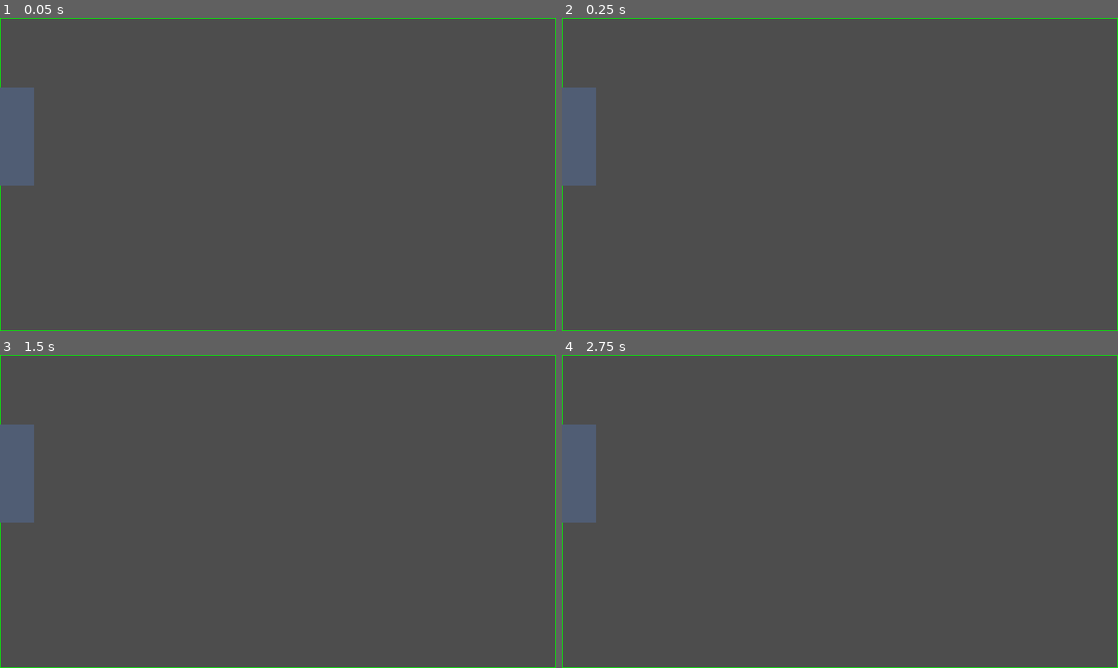
Above: before the commit, frames 1-4 (two rows, left to right).
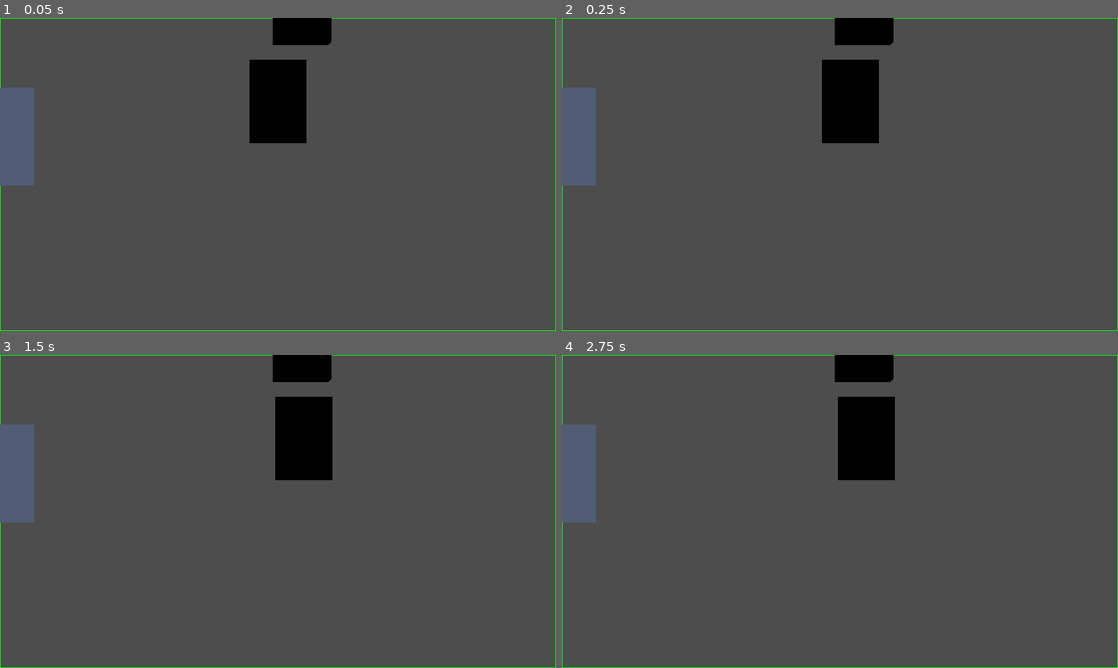
Above: after the commit, the same moments.

Repository: czgxx/bremen_musicians
Game: Godot game, scene res://tscn/main.tscn
The game is run twice, just before and just after one commit, with the same random seed, the same clock (stepped at 60 frames per second) and the same inputs.
Inputs (mouse positions are in pixels of both pictures, inside the frame that each line leads up to):
- Up to frame 1 (0.05 s): no input
- Up to frame 2 (0.25 s): no input
- Up to frame 3 (1.5 s): tap Enter (ui_accept) at 0.5, 0.77, 1.25 s; move the mouse to (400, 495) at 0.52 s; press the mouse at (400, 495) at 0.53 s; hold Right (ui_right) from 0.53 s (still down); move the mouse to (166, 527) at 1.27 s; release the mouse at (166, 527) at 1.28 s; click (166, 527) at 1.35 s
- Up to frame 4 (2.75 s): tap Enter (ui_accept) at 1.52, 2 s; move the mouse to (895, 442) at 2.02 s; release Right (ui_right) at 2.03 s; press the mouse at (895, 442) at 2.03 s; hold Left (ui_left) from 2.03 s (still down)

The runs differ from the first frame. In frame 1, 3.7% of the frame differs, in the area x 44-60%, y 0-40%; in frame 2, 3.7%; in frame 3, 3.7%; in frame 4, 3.7%.
Error before the commit: Invalid access to property or key 'card_face' on a base object of type 'Node2D (Card)'. (res://deck/gds/deck.gd:32)

Commit message:
add card_movement

Diff:
--- a/card/card_animation/gds/card_animation.gd
+++ b/card/card_animation/gds/card_animation.gd
@@ -5,6 +5,8 @@
 
 # Called when the node enters the scene tree for the first time.
 func _ready() -> void:
+	# 为这张卡牌创建独立的动画副本
+	_create_unique_animation("move")
 	card=Global.find_parent_in_group(self,"Card")
 	pass # Replace with function body.
 
@@ -15,7 +17,34 @@
 	pass
 
 
+var _animation_initialized: bool = false
+
+func _create_unique_animation(anim_name: String):
+	if _animation_initialized:
+		return
+
+	#var anim_name = "move"
+	var original_anim = get_animation(anim_name)
+
+	if original_anim:
+		# 复制动画资源
+		var unique_anim = original_anim.duplicate()
+
+		# 创建新库并添加动画
+		var new_lib = AnimationLibrary.new()
+		new_lib.add_animation(anim_name+"_unique", unique_anim)
+		add_animation_library("card_unique", new_lib)
+		# 替换原有的动画（同名会覆盖）
+		#add_animation(anim_name, unique_anim)
+
+		_animation_initialized = true
+		print("卡牌 ", name, " 动画已独立")
+
+
 func modify_keyframe_value(anim_name: String, track_index: int, key_index: int, new_value):
+	# 确保动画已独立
+	if not _animation_initialized:
+		_create_unique_animation(anim_name)
 	var animation = get_animation(anim_name)
 	if not animation:
 		return
--- a/card/card_data/gds/card_data.gd
+++ b/card/card_data/gds/card_data.gd
@@ -7,10 +7,18 @@
 		card_name=value
 		changed.emit("card_name",value,card_name)
 
+# ========== 卡片尺寸 ==========
+@export_category("📐 卡片尺寸")
+@export var card_size: Vector2 = Vector2(64, 96):
+	set(value):
+		card_size=value
+		card_front.card_size=value
+		card_back.card_size=value
 
-@export var card_num:int:
+enum NUM {N3,N4,N5,N6,N7,N8,N9,N10,Nj,Nq,Nk,Na,N2,Ng,NG}
+@export var card_num:NUM:
 	set(value):
-		card_num=clampi(value,3,17)
+		card_num=clampi(value,NUM.N3,NUM.NG)
 
 enum SUIT {SPADE,HEART,CLUB,DIAMOND}
 @export var card_suit:SUIT
@@ -29,5 +37,6 @@
 var neighbor:Array[Card]
 var is_top_card:bool=false
 var is_face_up:bool=true
+var is_on_table:bool=true
 enum STATE {IDEAL,HOVER_ON,MOVE,}
 var state:STATE=STATE.IDEAL
--- a/card/card_image/scenes/card_image.tscn
+++ b/card/card_image/scenes/card_image.tscn
@@ -89,6 +89,7 @@
 fit_margin = 0.0
 clear_margin = 0.0
 script = ExtResource("1_vv0la")
+metadata/_edit_lock_ = true
 
 [node name="CardBack" parent="." unique_id=1885710594 instance=ExtResource("3_vv0la")]
 unique_name_in_owner = true
--- a/card/card_manager/gds/card_manager.gd
+++ b/card/card_manager/gds/card_manager.gd
@@ -310,14 +310,7 @@
 static func spawn_card(num:int,suit:CardData.SUIT):
 	var card:Card=Global.CARD.instantiate()
 	card.card_data.card_name="card_"+str(CardData.SUIT.keys()[suit])+str(num)
-	#card.card_face.card_num=num
-	#card.card_face.card_suit=suit
-	#card.z_index=color+num*4
-	#connect_card_signal(card)
 	card_all.append(card)
-	#card_max_z=get_card_max_z_index(card_all)
-	#print(card_max_z.card_data.card_name)
-	#print(card_max_z.z_index)
 	return card
 	pass
 
--- a/card/card_shader/shaders/card_flip.gdshader
+++ b/card/card_shader/shaders/card_flip.gdshader
@@ -91,6 +91,7 @@
 }
 void vertex() {
 	vertex_xy=VERTEX;
+	//VERTEX.y-=10.;
 	//if(VERTEX.y<0.){
 		//VERTEX=VERTEX+vec2(20.,20.);
 	//}
--- a/card/top/gds/card.gd
+++ b/card/top/gds/card.gd
@@ -2,7 +2,10 @@
 extends Node2D
 class_name Card
 @export var card_data:CardData=CardData.new()
-@onready var card_animation: AnimationPlayer = $CardAnimation
+@onready var card_animation: CardAnimation = $CardAnimation
+@onready var card_movement: CardMovement = $CardMovement
+
+#@onready var card_animation: AnimationPlayer = $CardAnimation
 func fsm():
 	match(card_data.state):
 		CardData.STATE.IDEAL:
@@ -37,11 +40,12 @@
 # Called when the node enters the scene tree for the first time.
 func _ready() -> void:
 	connect_signal()
-	card_data.card_name="czg"
-	#move_to(Vector2(300,600))
+	fsm()
+	#card_data.card_name="czg"
+	move_to(Vector2(10,10))
 	#flip_to(false)
 	#flip_to(true)
-	draw_to(false)
+	#draw_to(false)
 	#add_sprite("Suit",preload("uid://bj8pc7rbhltbn"),Vector2(10,30))
 	#add_label("Label","6",Vector2(15,0))
 	#card_state.auto_hover=true
@@ -64,10 +68,10 @@
 @rpc("any_peer", "call_local", "reliable")
 func move_to(to:Vector2=Vector2.ZERO,node: Node = get_parent()):
 	##reparent(node)
-	card_animation.modify_keyframe_value("move", 0, 0, self.global_position)
-	card_animation.modify_keyframe_value("move", 0, 1, to)
-	card_animation.play("move")
-	#card_movement.move_to.rpc(to)
+	#card_animation.modify_keyframe_value("move_unique", 0, 0, self.global_position)
+	#card_animation.modify_keyframe_value("move_unique", 0, 1, to)
+	#card_animation.play("move_unique")
+	card_movement.move_to.rpc(to)
 	pass
 @rpc("any_peer", "call_local", "reliable")
 func flip_to(face_up:bool=true,flip_type:String="flip_lr"):
@@ -116,18 +120,18 @@
 func _on_top_card_changed(card):
 	if self==card:
 		card_data.is_top_card=true
-		card_animation.play("hover")
+		#card_animation.play("hover")
 	else:
 		card_data.is_top_card=false
-		card_animation.play_backwards("hover")
+		#card_animation.play_backwards("hover")
 	pass
 func _input(event: InputEvent) -> void:
 	if event is InputEventMouseButton :
 		if event.button_index == MOUSE_BUTTON_LEFT and card_data.is_top_card:
 			if event.pressed:
 				card_animation.play("draw")
-			else:
-				card_animation.play_backwards("draw")
+			#else:
+				#card_animation.play_backwards("draw")
 
 #region area_2d signal
 signal area_entered
@@ -145,18 +149,29 @@
 
 func _on_area_2d_input_event(viewport: Node, event: InputEvent, shape_idx: int) -> void:
 	emit_signal("input_event",self,viewport, event, shape_idx)
-	SignalBus.card_area_input_event.emit(self,viewport, event, shape_idx)
+	if card_data.is_top_card==true:
+		SignalBus.card_area_input_event.emit(self,viewport, event, shape_idx)
 	pass # Replace with function body.
 
 func _on_area_2d_area_entered(area: Area2D) -> void:
 	emit_signal("area_entered",self,area)
 	SignalBus.card_area_entered.emit(self,area)
+	var card:Card=Global.find_parent_in_group(self,"Card")
+	if card == null:
+		return
+	else:
+		card_data.neighbor.append(card)
 	#print(card_enter.name)
 	pass # Replace with function body.
 
 func _on_area_2d_area_exited(area: Area2D) -> void:
 	emit_signal("area_exited",self,area)
 	SignalBus.card_area_exited.emit(self,area)
+	var card:Card=Global.find_parent_in_group(self,"Card")
+	if card == null:
+		return
+	else:
+		card_data.neighbor.erase(card)
 	pass # Replace with function body.
 #endregion
 
--- a/card/top/gds/tb_card.gd
+++ b/card/top/gds/tb_card.gd
@@ -1,6 +1,7 @@
 extends Node2D
-@onready var card: Card = $Card
+@onready var card: Card = %Card
 @onready var marker_2d: Marker2D = $Marker2D
+@onready var card_2: Card = %Card2
 
 func _input(event: InputEvent) -> void:
 	if event is InputEventMouseButton :
@@ -11,6 +12,8 @@
 	pass
 # Called when the node enters the scene tree for the first time.
 func _ready() -> void:
+	card.move_to(Vector2(30,55))
+	card_2.move_to(Vector2(80,39))
 	pass # Replace with function body.
 
 
--- a/card/top/scenes/card.tscn
+++ b/card/top/scenes/card.tscn
@@ -6,6 +6,7 @@
 [ext_resource type="Texture2D" uid="uid://b4p6jul37hgaf" path="res://card/card_image/sprites/card_back.png" id="5_b62bx"]
 [ext_resource type="PackedScene" uid="uid://otsq7f7lpgfj" path="res://card/card_image/scenes/card_image.tscn" id="6_f2e62"]
 [ext_resource type="Texture2D" uid="uid://cxkp53d62jcyd" path="res://card/card_image/sprites/card_front.png" id="6_w042b"]
+[ext_resource type="PackedScene" uid="uid://nx7nojesearx" path="res://components/movement/scenes/card_movement.tscn" id="7_w042b"]
 
 [sub_resource type="RectangleShape2D" id="RectangleShape2D_bg1x5"]
 size = Vector2(64, 96)
@@ -185,6 +186,8 @@
 &"shake": SubResource("Animation_2geyc")
 }
 
+[sub_resource type="AnimationLibrary" id="AnimationLibrary_b62bx"]
+
 [sub_resource type="ShaderMaterial" id="ShaderMaterial_bv3in"]
 shader = ExtResource("4_b62bx")
 shader_parameter/enable_draw = false
@@ -207,10 +210,9 @@
 position = Vector2(32, 48)
 shape = SubResource("RectangleShape2D_bg1x5")
 
-[node name="Camera2D" type="Camera2D" parent="." unique_id=94025346]
-
 [node name="CardAnimation" type="AnimationPlayer" parent="." unique_id=552295143]
 libraries/ = SubResource("AnimationLibrary_s27oj")
+libraries/local = SubResource("AnimationLibrary_b62bx")
 script = ExtResource("3_qy4uq")
 
 [node name="CardImage" parent="." unique_id=321929244 instance=ExtResource("6_f2e62")]
@@ -218,6 +220,8 @@
 
 [node name="AnimationTree" type="AnimationTree" parent="." unique_id=2014451540]
 anim_player = NodePath("../CardAnimation")
+
+[node name="CardMovement" parent="." unique_id=1684781641 instance=ExtResource("7_w042b")]
 
 [connection signal="ready" from="." to="." method="_on_ready"]
 [connection signal="tree_entered" from="." to="." method="_on_tree_entered"]
--- a/card/top/scenes/tb_card.tscn
+++ b/card/top/scenes/tb_card.tscn
@@ -12,6 +12,10 @@
 texture = ExtResource("3_dj0lb")
 
 [node name="Card" parent="." unique_id=1207414104 instance=ExtResource("1_fqrtb")]
+unique_name_in_owner = true
+
+[node name="Card2" parent="." unique_id=1028706192 instance=ExtResource("1_fqrtb")]
+unique_name_in_owner = true
 
 [node name="Marker2D" type="Marker2D" parent="." unique_id=641449848]
 position = Vector2(215, 52)
--- a/components/highlight/gds/highlight.gd
+++ b/components/highlight/gds/highlight.gd
@@ -30,7 +30,7 @@
 func _ready() -> void:
 
 	SignalBus.top_card_changed.connect(_on_top_card_changed)
-	card=Global.check_parent(self,"Card")
+	card=Global.check_parent_group(self,"Card")
 	if(card != null):
 		card_scale_dly=card.scale
 		card_z_index_dly=card.z_index
--- a/components/movement/gds/card_movement.gd
+++ b/components/movement/gds/card_movement.gd
@@ -17,7 +17,7 @@
 	pass
 # Called when the node enters the scene tree for the first time.
 func _ready() -> void:
-	card=Global.check_parent(self,"Card")
+	card=Global.check_parent_group(self,"Card")
 	#get_card_size()
 	#get_camera_view_rect()
 	pass
@@ -44,10 +44,10 @@
 	pass
 #endregion
 func update_state():
-	if state==STATE.MOVE:
-		card.card_state.moving=true
-	else:
-		card.card_state.moving=false
+	#if state==STATE.MOVE:
+		#card.card_data.state=CardData.STATE.MOVE
+	#else:
+		#card.card_data.state=CardData.STATE.IDEAL
 
 	if state==STATE.OVER:
 		enable=false
@@ -78,7 +78,7 @@
 		pos_inc=direction*speed*get_physics_process_delta_time()
 		if diff.length()>pos_inc.length():
 			result=pos_src+pos_inc
-			result=result.clamp(pos_des-Global.card_size/2,pos_des+Global.card_size/2)
+			result=result.clamp(pos_des-card.card_data.card_size/2,pos_des+card.card_data.card_size/2)
 			result=Global.limit_to_camera(result,card.card_data.card_size)
 		else:
 			result=pos_des
--- a/deck/gds/card_deck.gd
+++ b/deck/gds/card_deck.gd
@@ -32,35 +32,37 @@
 			## 在这里执行缩小、下一张牌等操作
 			#zoom_out()
 	#pass
-func remove_card_from_hand(card:Card):
-	if has_card(card):
-		remove_card(card)
-	pass
-func add_card_to_hand(card:Card):
-	if not has_card(card):
-		add_card(card)
-		card.card_state.auto_hover=false
-	pass
+#func remove_card_from_hand(card:Card):
+	#if has_card(card):
+		#remove_card(card)
+	#pass
+#func add_card_to_hand(card:Card):
+	#if not has_card(card):
+		#add_card(card)
+		#card.card_state.auto_hover=false
+	#pass
 
-func zoom_in():
-	cnt_wheel=cnt_wheel+1
-	if current_camera:
-		current_camera.zoom+=step_camera_zoom
-		current_camera.zoom=current_camera.zoom.clamp(Vector2(1,1)-step_camera_zoom*max_cnt_wheel,
-													Vector2(1,1)+step_camera_zoom*max_cnt_wheel)
-	print("cnt_wheel"+str(cnt_wheel))
-func zoom_out():
-	cnt_wheel=cnt_wheel-1
-	if current_camera:
-		current_camera.zoom-=step_camera_zoom
-		current_camera.zoom=current_camera.zoom.clamp(Vector2(1,1)-step_camera_zoom*max_cnt_wheel,Vector2(1,1)+step_camera_zoom*max_cnt_wheel)
-	print("cnt_wheel"+str(cnt_wheel))
+#func zoom_in():
+	#cnt_wheel=cnt_wheel+1
+	#if current_camera:
+		#current_camera.zoom+=step_camera_zoom
+		#current_camera.zoom=current_camera.zoom.clamp(Vector2(1,1)-step_camera_zoom*max_cnt_wheel,
+													#Vector2(1,1)+step_camera_zoom*max_cnt_wheel)
+	#print("cnt_wheel"+str(cnt_wheel))
+#func zoom_out():
+	#cnt_wheel=cnt_wheel-1
+	#if current_camera:
+		#current_camera.zoom-=step_camera_zoom
+		#current_camera.zoom=current_camera.zoom.clamp(Vector2(1,1)-step_camera_zoom*max_cnt_wheel,Vector2(1,1)+step_camera_zoom*max_cnt_wheel)
+	#print("cnt_wheel"+str(cnt_wheel))
 func create_deck() -> void:
-	spawn_deck(25)
+	spawn_deck(20)
 	for card:Card in get_cards():
 		add_child(card)
-		card.move_to(self.global_position+card.get_index()*Vector2(1,1))
+		card.move_to(self.global_position+card.get_index()*Vector2(0.1,-0.1))
+		print(card.position)
 		card.card_data.is_face_up=false
+		#card.flip_to(false)
 		#i.card_high_light.enable=false
 		#i.card_data.card_owner=self
 		pass
@@ -68,31 +70,30 @@
 func pick_card(card_index:int=get_cards().size()-1) -> Card:
 	var card_picked:Card=get_cards()[card_index]
 	print(card_picked.name+":is picked")
-	card_picked.card_data.is_face_up=true
+	#card_picked.card_data.is_face_up=true
+	card_picked.draw_to(true)
 	SignalBus.deck_pick_card.emit(self,card_picked)
 	remove_card(card_picked)
-	cnt_wheel=0
+	#cnt_wheel=0
 	return card_picked
 	pass
 
-func hide_card(card_index:int=get_cards().size()-1) -> Card:
-	var card_picked:Card=get_cards()[card_index]
-	print(card_picked.name+":is hided")
-	card_picked.card_data.is_face_up=false
-	SignalBus.deck_hide_card.emit(self,card_picked)
-	add_card(card_picked)
-	cnt_wheel=0
-	return card_picked
+func hide_card(card:Card, card_index:int=get_cards().size()-1)->void:
+	#var card_picked:Card=get_cards()[card_index]
+	print(card.name+":is hided")
+	card.flip_to(false)
+	SignalBus.deck_hide_card.emit(self,card)
+	add_card(card)
 	pass
 @rpc("any_peer", "call_local", "reliable")
-func spawn_deck(num:int=52):
+func spawn_deck(num:int=54):
+	var card_new= CardManager.spawn_card(CardData.NUM.NG,CardData.SUIT.SPADE)
+	add_card(card_new)
+	card_new= CardManager.spawn_card(CardData.NUM.Ng,CardData.SUIT.HEART)
+	add_card(card_new)
 	for i in 13:
-		for j in 3:
-			#var card_new= CardManager.spawn_card(randi_range(3,17),randi_range(0,3))
-
-			var card_new= CardManager.spawn_card(i,j)
-			#print(card_new.card_data.card_name+"'s z_index :"+str(card_new.z_index))
-			#card_new.global_position=pos
+		for j in 4:
+			card_new= CardManager.spawn_card(i,j)
 			add_card(card_new)
 		pass
 	pass
@@ -111,19 +112,20 @@
 	pass
 
 func connect_signalbus():
-	SignalBus.card_area_mouse_wheel_down.connect(_on_card_area_mouse_wheel_down)
-	SignalBus.card_area_mouse_wheel_up.connect(_on_card_area_mouse_wheel_up)
+	#SignalBus.card_area_input_event.connect(_on_card_area_input_event)
 	pass
+#func _on_card_area_input_event(card:Card,viewport, event, shape_idx):
+	#if has_card(card):
+		#match event:
+			#InputEventMouseButton:
+				#if event.button_index == MOUSE_BUTTON_LEFT:
+					#if event.pressed:
+						##pick_card()
+						#pass
+	#pass
 
-func _on_card_area_mouse_wheel_down(card:Card):
-	if has_card(card):
-		zoom_in()
-		if cnt_wheel==max_cnt_wheel:
-			pick_card()
-	pass
-func _on_card_area_mouse_wheel_up(card:Card):
-	if has_card(card):
-		zoom_out()
-		if cnt_wheel==0:
-			hide_card()
-	pass
+
+
+func _on_button_button_down() -> void:
+	pick_card()
+	pass # Replace with function body.
--- a/deck/gds/deck.gd
+++ b/deck/gds/deck.gd
@@ -18,18 +18,18 @@
 	# 触发加入时的逻辑
 	on_card_added(card)
 	#update_ui()
-func on_card_added(card:Card):
+func on_card_added(card:Card)->void:
 	sort_cards_by_z_index()
 	pass
 # 按 z_index 从小到大排序（数字越大越靠上）
-func sort_cards_by_z_index():
+func sort_cards_by_z_index()->void:
 	#_deck.sort_custom(func(a, b): return a.z_index < b.z_index)
 
 	# 按顺序重新赋值
 	for i in range(_deck.size()):
 		_deck[i].z_index = i
 	for card:Card in _deck:
-		card.name=(card.card_face.SUIT.keys()[card.card_data.card_suit]+
+		card.name=(card.card_data.SUIT.keys()[card.card_data.card_suit]+
 		str(card.card_data.card_num)+"+z_index="+
 		str(card.z_index)
 		)
--- a/deck/scenes/card_deck.tscn
+++ b/deck/scenes/card_deck.tscn
@@ -1,6 +1,10 @@
 [gd_scene format=3 uid="uid://bvfva7kyd6wkw"]
 
 [ext_resource type="Script" uid="uid://c0xupr72won55" path="res://deck/gds/card_deck.gd" id="1_2rk7l"]
+[ext_resource type="PackedScene" uid="uid://druc81a71voa8" path="res://card/top/scenes/card.tscn" id="2_4ajli"]
 
 [node name="CardDeck" type="Marker2D" unique_id=434517221]
 script = ExtResource("1_2rk7l")
+
+[node name="Card" parent="." unique_id=1207414104 instance=ExtResource("2_4ajli")]
+visible = false
--- a/deck/scenes/tb_card_deck.tscn
+++ b/deck/scenes/tb_card_deck.tscn
@@ -5,4 +5,3 @@
 [node name="TbCardDeck" type="Node2D" unique_id=117127226]
 
 [node name="CardDeck" parent="." unique_id=434517221 instance=ExtResource("1_8sxl4")]
-position = Vector2(611, 318)
--- a/gd/card_image.gd
+++ b/gd/card_image.gd
@@ -186,7 +186,7 @@
 	pass
 # Called when the node enters the scene tree for the first time.
 func _ready() -> void:
-	card=Global.check_parent(self,"Card")
+	card=Global.check_parent_group(self,"Card")
 	setup()
 	detect.timer.start(1)
 	pass
--- a/gd/global.gd
+++ b/gd/global.gd
@@ -21,8 +21,8 @@
 
 var camera:Camera2D
 var screen_size:Vector2
-const WINDOW_WIDTH = 1250
-const WINDOW_HEIGHT = 800
+const WINDOW_WIDTH = 1280
+const WINDOW_HEIGHT = 720
 static var view_rect:Rect2
 static var screen_center :Vector2=Vector2.ZERO
 static var view_size :Vector2=Vector2.ZERO
@@ -208,7 +208,7 @@
 # Called every frame. 'delta' is the elapsed time since the previous frame.
 func _process(delta: float) -> void:
 	pass
-func check_parent(child:Node2D,group:String):
+func check_parent_group(child:Node2D,group:String):
 	#print_debug("来自: ", child.name,child.get_parent().name)
 	if(child.get_parent().is_in_group(group)):
 		#print(child.name+"is ready!")
--- a/gd/magnetism.gd
+++ b/gd/magnetism.gd
@@ -17,7 +17,7 @@
 	pass
 # Called when the node enters the scene tree for the first time.
 func _ready() -> void:
-	card=Global.check_parent(self,"Card")
+	card=Global.check_parent_group(self,"Card")
 	pass # Replace with function body.
 
 
